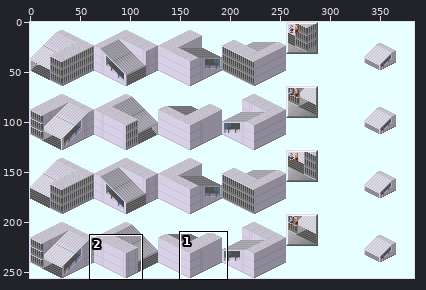
Two versions of one sprite sheet, Cublic/With_EV/Station_With_Stair_EV.png. Above, an overview of the earlier version with the close-up marked.
Close-up. First the earlier version:
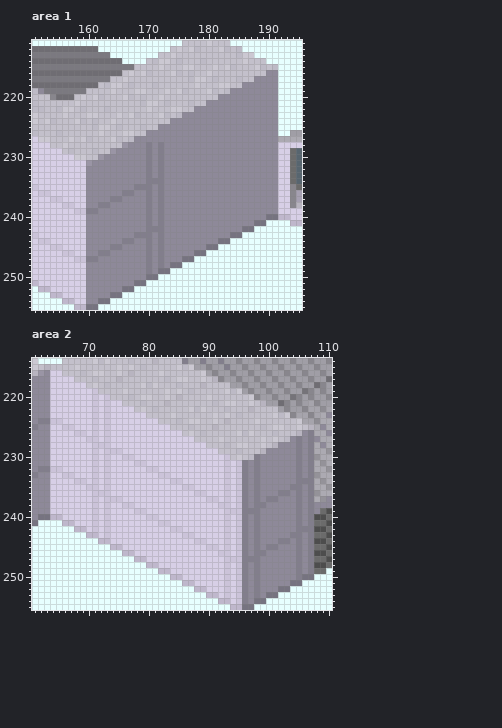
The file is 384x256 pixels. Colours within 5 levels of each other are drawn and written as one. Shown: area 1: x 151..195, y 211..255; area 2: x 61..110, y 214..255. The commit also changed other parts of the picture, which this record leaves out.
New version:
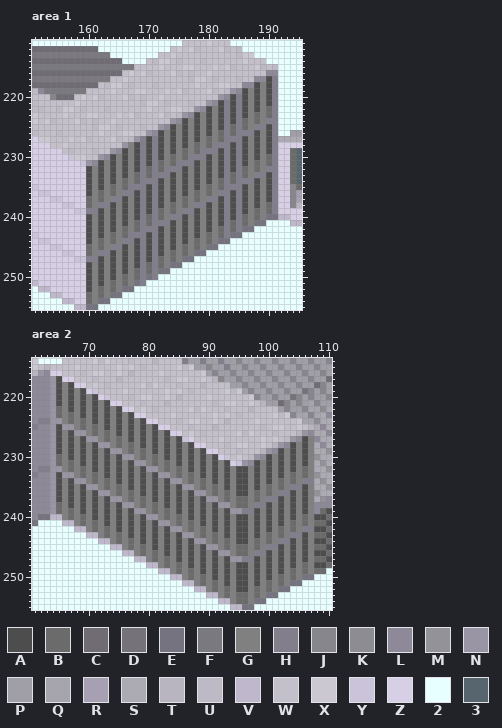
Palette (. is transparent): A #4d4d4d  B #6b6b6b  C #6f6d73  D #757379  E #767380  F #7b7980  G #808080  H #827e8c  J #88868d  K #8e8c93  L #8e8999  M #949299  N #9a95a5  P #a09ea6  Q #a6a4ac  R #a6a0b2  S #acaab2  T #b8b4c0  U #bdbac6  V #bfb7cc  W #c3c0cb  X #cbc8d2  Y #cbc3d9  Z #d7cfe6  2 #e7ffff  3 #57656f
Difference:
Area 1:
y 217: x 190..191 LL -> AH
y 218: x 188..191 LLLL -> AGAH
y 219: x 184 L -> N; x 186..191 LLLLLL -> AGAGAH
y 220: x 182 L -> N; x 184..191 LLLLLLLL -> AHAGAGAH
y 221: x 180 L -> N; x 182..191 LLLLLLLLLL -> AHAHAGAGAH
y 222: x 178 L -> N; x 180..191 LLLLLLLLLLLL -> AGAHAHAGAGBH
y 223: x 176 L -> N; x 178..191 LLLLLLLLLLLLLL -> AGAGAHAHAGBGBH
y 224: x 174 L -> N; x 176..191 LLLLLLLLLLLLLLLL -> AGAGAGAHAHBGBGHH
y 225: x 172 L -> N; x 174..191 LLLLLLLLLLLLLLLLLL -> AGAGAGAGAHBHBGHHAH
y 226: x 170 L -> N; x 172..191 LLLLLLLLLLLLLLLLLLLL -> AGAGAGAGAGBHBHHHAGAH
y 227: x 168..191 LLLLLLLLLLLLLLLLLLLLLLLL -> NHAHAGAGAGAGBGBHHHAGAGAH
y 228: x 167..191 LLLHLHLLLLLLLLLLLLLLLLLLL -> GAHAHAGAGAGBGBHHHAHAGAGAH
y 229: x 166..191 LLLLHLHLLLLLLLLLLLLLLLLLLL -> AGAHAHAGAGBGBHHHAHAHAGAGAH
y 230: x 157 Z -> Y; x 164..191 LLLLLLHLHLLLLLLLLLLLLLLLLLLL -> AGAGAHAHAGBGBHHHAGAHAHAGAGBH
y 231: x 159 Z -> Y; x 162..191 LLLLLLLLHLHLLLLLLLLLLLLLLLLLLL -> AGAGAGAHAHBGBHHHAGAGAHAHAGBGBH
y 232: x 160..191 LLLLLLLLLLHLHLLLLLLLLLLLLLLLLLLL -> AGAGAGAGAHBHBHHHAGAGAGAHAHBGBGHH
y 233: x 160..171 LLLLLLLLLLHL -> AGAGAGAGBHBH; x 173..191 LLLLLLLLLLLLLLLLLLL -> HAGAGAGAGAHBHBGHHAH
y 234: x 160..169 LLLLLLLLLL -> AGAGAGBGBH; x 172..191 HLLLLLLLLLLLLLLLLLLL -> AGAGAGAGAGBHBHHHAGAH
y 235: x 160..167 LLLLLLLL -> AGAGBGBH; x 170..191 HLHLLLLLLLLLLLLLLLLLLL -> AHAGAGAGAGBGBHHHAGAGAH
y 236: x 160..165 LLLLLL -> AGBGBG; x 168..191 LLHLHLLLLLLLLLLLLLLLLLLL -> AHAHAGAGAGBGBGHHAHAGAGAH
y 237: x 160..163 LLLL -> BGBG; x 166..191 LLLLHLHLLLLLLLLLLLLLLLLLLL -> AGAHAHAGAGBGBGHHAHAHAGAGAH
y 238: x 160..161 LL -> BG; x 164..191 LLLLLLHLHLLLLLLLLLLLLLLLLLLL -> AGAGAHAHAGBGBGHHAGAHAHAGAGBH
y 239: x 162..191 LLLLLLLLHLHLLLLLLLLLLLLLLLLLLL -> AGAGAGAHAHBGBGHHAGAGAHAHAGBGBH
y 240: x 160..189 LLLLLLLLLLHLHLLLLLLLLLLLLLLLLL -> AGAGAGAGAHBHBGHHAGAGAGAHAHBGBG
y 241: x 160..171 LLLLLLLLLLHL -> AGAGAGAGBHBH; x 173..187 LLLLLLLLLLLLLLL -> HAGAGAGAGAHBHBG
y 242: x 160..169 LLLLLLLLLL -> AGAGAGBGBH; x 172..185 HLLLLLLLLLLLLL -> AGAGAGAGAGBHBH
y 243: x 160..167 LLLLLLLL -> AGAGBGBH; x 170..183 HLHLLLLLLLLLLL -> AHAGAGAGAGBGBH
y 244: x 160..165 LLLLLL -> AGBGBG; x 168..181 LLHLHLLLLLLLLL -> AHAHAGAGAGBGBG
y 245: x 160..163 LLLL -> BGBG; x 166..179 LLLLHLHLLLLLLL -> AGAHAHAGAGBGBG
y 246: x 160..161 LL -> BG; x 164..177 LLLLLLHLHLLLLL -> AGAGAHAHAGBGBG
y 247: x 162..175 LLLLLLLLHLHLLL -> AGAGAGAHAHBGBG
y 248: x 160..173 LLLLLLLLLLHLHL -> AGAGAGAGAHBHBG
y 249: x 160..171 LLLLLLLLLLHL -> AGAGAGAGBHBH
y 250: x 160..169 LLLLLLLLLL -> AGAGAGBGBH; x 171 E -> H
y 251: x 160..167 LLLLLLLL -> AGAGBGBG; x 169 E -> H
y 252: x 160..165 LLLLLL -> AGBGBG
y 253: x 160..163 LLLL -> BGBG
y 254: x 160..161 LL -> BG
Area 2:
y 217: x 64..65 ZZ -> NA
y 218: x 64..67 ZZZZ -> NAGA
y 219: x 64..69 ZZZZZZ -> NAGAGA
y 220: x 64..71 ZZZZZZZY -> NAGAGAGA
y 221: x 64..73 ZZZZZZZYZY -> NAGAGAGAGA
y 222: x 64..75 ZZZZZZZYZYZZ -> NBGAGAGAGAGA
y 223: x 64..77 ZZZZZZZYZYZZZZ -> NBGBGAGAGAGAGA
y 224: x 64..79 YYZZZZZYZYZZZZZZ -> NNGBGBGAGAGAGAGA
y 225: x 64..81 ZZYYZZZYZYZZZZZZZZ -> NANNGBGBGAGAGAGAGA
y 226: x 64..83 ZZZZYYZYZYZZZZZZZZZZ -> NAGANNGBGBGAGAGAGAGA; x 106..107 LH -> NL
y 227: x 64..86 ZZZZZZYYZYZZZZZZZZZZZZZ -> NAGAGANNGBGBGAGAGAGAGAY; x 104..107 LHLH -> NLAG
y 228: x 64..87 ZZZZZZZYYYZZZZZZZZZZZZZZ -> NAGAGAGANNGBGBGAGAGAGAGA; x 102 L -> N; x 104..107 LHLH -> AGAG
y 229: x 64..89 ZZZZZZZYZYYYZZZZZZZZZZZZZZ -> NAGAGAGAGANNGBGBGAGAGAGAGA; x 100 L -> N; x 102..107 LLLHLH -> AGAGAG
y 230: x 64..91 ZZZZZZZYZYZZYYZZZZZZZZZZZZZZ -> NBGAGAGAGAGANNGBGBGAGAGAGAGA; x 98 H -> N; x 100..107 LLLLLHLH -> AGAGAGAG
y 231: x 64..93 ZZZZZZZYZYZZZZYYZZZZZZZZZZZZZY -> NBGBGAGAGAGAGANNGBGBGAGAGAGAGA; x 96 H -> N; x 98..107 HLLLLLLHLH -> AGAGAGAGAG
y 232: x 64..107 YYZZZZZYZYZZZZZZYYZZZZZZZZZZZYZYHLHLLLLLLHLH -> NNGBGBGAGAGAGAGANNGBGBGAGAGAGAGAAGAGAGAGAGBG
y 233: x 64..107 ZZYYZZZYZYZZZZZZZZYYZZZZZZZZZYZYHLHLLLLLLHLH -> NANNGBGBGAGAGAGAGANNGBGBGAGAGAGAAGAGAGAGBGBG
y 234: x 64..105 ZZZZYYZYZYZZZZZZZZZZYYZZZZZZZYZYHLHLLLLLLH -> NAGANNGBGBGAGAGAGAGANNGBGBGAGAGAAGAGAGBGBG
y 235: x 64..103 ZZZZZZYYZYZZZZZZZZZZZZYYZZZZZYZYHLHLLLLL -> NAGAGANNGBGBGAGAGAGAGANNGBGBGAGAAGAGBGBG; x 106..107 LH -> AG
y 236: x 64..101 ZZZZZZZYYYZZZZZZZZZZZZZZYYZZZYZYHLHLLL -> NAGAGAGANNGBGBGAGAGAGAGANNGBGBGAAGBGBG; x 104..107 LHLH -> AGAG
y 237: x 64..99 ZZZZZZZYZYYYZZZZZZZZZZZZZZYYZYZYHLHL -> NAGAGAGAGANNGBGBGAGAGAGAGANNGBGBBGBG; x 102..107 LLLHLH -> AGAGAG
y 238: x 64..97 ZZZZZZZYZYZZYYZZZZZZZZZZZZZZYYZYHL -> NBGAGAGAGAGANNGBGBGAGAGAGAGANNGBBG; x 100..107 LLLLLHLH -> AGAGAGAG
y 239: x 64..95 ZZZZZZZYZYZZZZYYZZZZZZZZZZZZZYYY -> NBGBGAGAGAGAGANNGBGBGAGAGAGAGANN; x 98..107 HLLLLLLHLH -> AGAGAGAGAG
y 240: x 66..107 ZZZZZYZYZZZZZZYYZZZZZZZZZZZYZYHLHLLLLLLHLH -> GBGBGAGAGAGAGANNGBGBGAGAGAGAGAAGAGAGAGAGBG
y 241: x 68..107 ZZZYZYZZZZZZZZYYZZZZZZZZZYZYHLHLLLLLLHLH -> GBGBGAGAGAGAGANNGBGBGAGAGAGAAGAGAGAGBGBG
y 242: x 70..105 ZYZYZZZZZZZZZZYYZZZZZZZYZYHLHLLLLLLH -> GBGBGAGAGAGAGANNGBGBGAGAGAAGAGAGBGBG
y 243: x 72..103 ZYZZZZZZZZZZZZYYZZZZZYZYHLHLLLLL -> GBGBGAGAGAGAGANNGBGBGAGAAGAGBGBG; x 106..107 LH -> AG
y 244: x 74..101 ZZZZZZZZZZZZZZYYZZZYZYHLHLLL -> GBGBGAGAGAGAGANNGBGBGAAGBGBG; x 104..107 LHLH -> AGAG
y 245: x 76..99 ZZZZZZZZZZZZZZYYZYZYHLHL -> GBGBGAGAGAGAGANNGBGBBGBG; x 102..107 LLLHLH -> AGAGAG
y 246: x 78..97 ZZZZZZZZZZZZZZYYZYHL -> GBGBGAGAGAGAGANNGBBG; x 100..107 LLLLLHLH -> AGAGAGAG
y 247: x 80..95 ZZZZZZZZZZZZZYYY -> GBGBGAGAGAGAGANN; x 98..107 HLLLLLLHLH -> AGAGAGAGAG
y 248: x 82..107 ZZZZZZZZZZZYZYHLHLLLLLLHLH -> GBGBGAGAGAGAGAAGAGAGAGAGBG
y 249: x 84..107 ZZZZZZZZZYZYHLHLLLLLLHLH -> GBGBGAGAGAGAAGAGAGAGBGBG
y 250: x 86..105 ZZZZZZZYZYHLHLLLLLLH -> GBGBGAGAGAAGAGAGBGBG
y 251: x 88..103 ZZZZZYZYHLHLLLLL -> GBGBGAGAAGAGBGBG
y 252: x 90..101 ZZZYZYHLHLLL -> GBGBGAAGBGBG
y 253: x 92..99 ZYZYHLHL -> GBGBBGBG
y 254: x 94..97 ZYHL -> GBBG
Boxes around the changes in both close-ups, in picture pixels (x1, y1, x2, y2):
changed: (68, 76, 278, 304)
changed: (50, 376, 314, 604)
